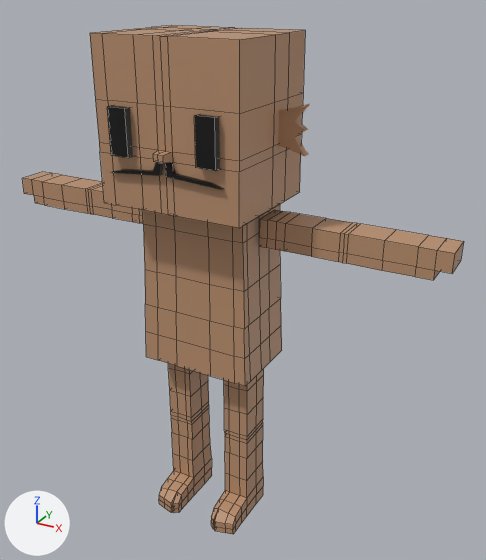
A saved change to the FBX model mustachiorascals/fbx/0059e251-8ed1-4b73-a16f-04e679307dd1.fbx.
Rendered twice from a 50 mm camera at (0.0176, -0.0276, 0.0294) aimed at (0.0016, 0.0016, 0.0148). Lighting does not change. The marker at lower left points along +X, +Y and +Z. Mesh edges are drawn as thin lines on the coarser meshes. Where no turn or scale is listed for an object, it has been applied to the vertices.

Names of what the first picture shows: 'e_6', 'm_stranger', 'mustachio_arms', 'mustachio_body', 'mustachio_eyes', 'mustachio_head', 'mustachio_legs'.
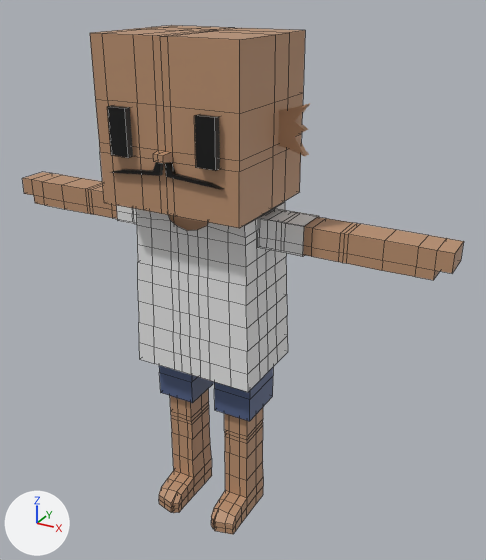
Edits to the bpy script that builds the scene:
```text
Add mat_upper_garment_1:
    mat_upper_garment_1 = principled_material('upper_garment_1')
    mat_upper_garment_1.base_color = (0.8, 0.8, 0.8)  # white #e7e7e7
Add mat_lower_garment:
    mat_lower_garment = principled_material('lower_garment')
    mat_lower_garment.base_color = (0.0824, 0.118, 0.239)  # blue #516086
Add me_mesh_008:
    me_mesh_008.from_pydata(...)  # 230 vertices, 212 faces; spans x -0.00349..0.00349, y -0.0013..0.00353, z 0.00994..0.01894
    me_mesh_008.materials.append(mat_upper_garment_1)  # white #e7e7e7
Add me_mesh_004_1:
    me_mesh_004_1.from_pydata(...)  # 32 vertices, 24 faces; spans x -0.003..0.003, y -0.00018..0.00265, z 0.00723..0.01232
    me_mesh_004_1.materials.append(mat_lower_garment)  # blue #516086
Add me_mesh_009:
    me_mesh_009.from_pydata(...)  # 24 vertices, 18 faces; spans x -0.00561..0.00561, y 0.00027..0.00209, z 0.01737..0.01893
    me_mesh_009.materials.append(mat_upper_garment_1)  # white #e7e7e7
Add ob_c_shirt_1:
    ob_c_shirt_1 = bpy.data.objects.new('c_shirt_1', me_mesh_008)
    ob_c_shirt_1.location = (0.0, 0.0, 0.0)
Add ob_c_shorts:
    ob_c_shorts = bpy.data.objects.new('c_shorts', me_mesh_004_1)
    ob_c_shorts.location = (0.0, 0.0, 0.0)
Add ob_c_shirt_2:
    ob_c_shirt_2 = bpy.data.objects.new('c_shirt_2', me_mesh_009)
    ob_c_shirt_2.location = (0.0, 0.0, 0.0)
```

Location of each change, (x1, y1, x2, y2) in pixels of the pictures (486 x 560 px):
'c_shirt_1', added: after (136, 202, 288, 392)
'c_shorts', added (blue): after (159, 365, 273, 421)
'c_shirt_2', added: after (116, 205, 319, 257)
'mustachio_body', unchanged, covered by the edit: before (143, 204, 282, 387); after (169, 215, 208, 231)
